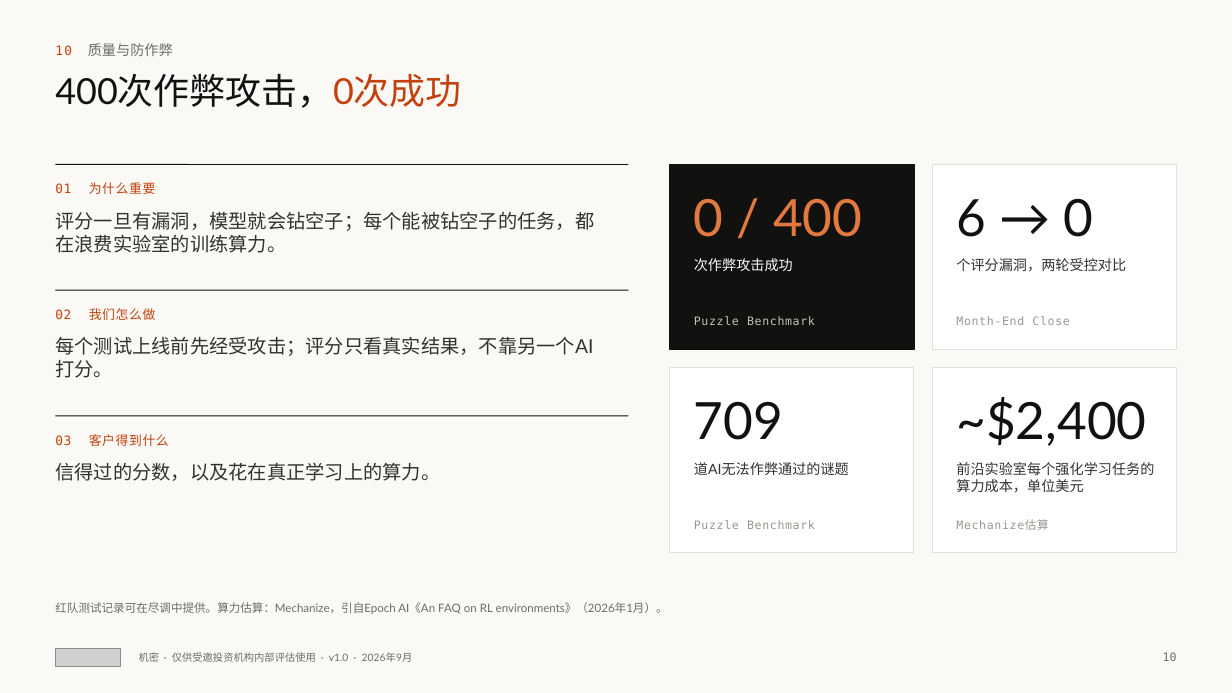
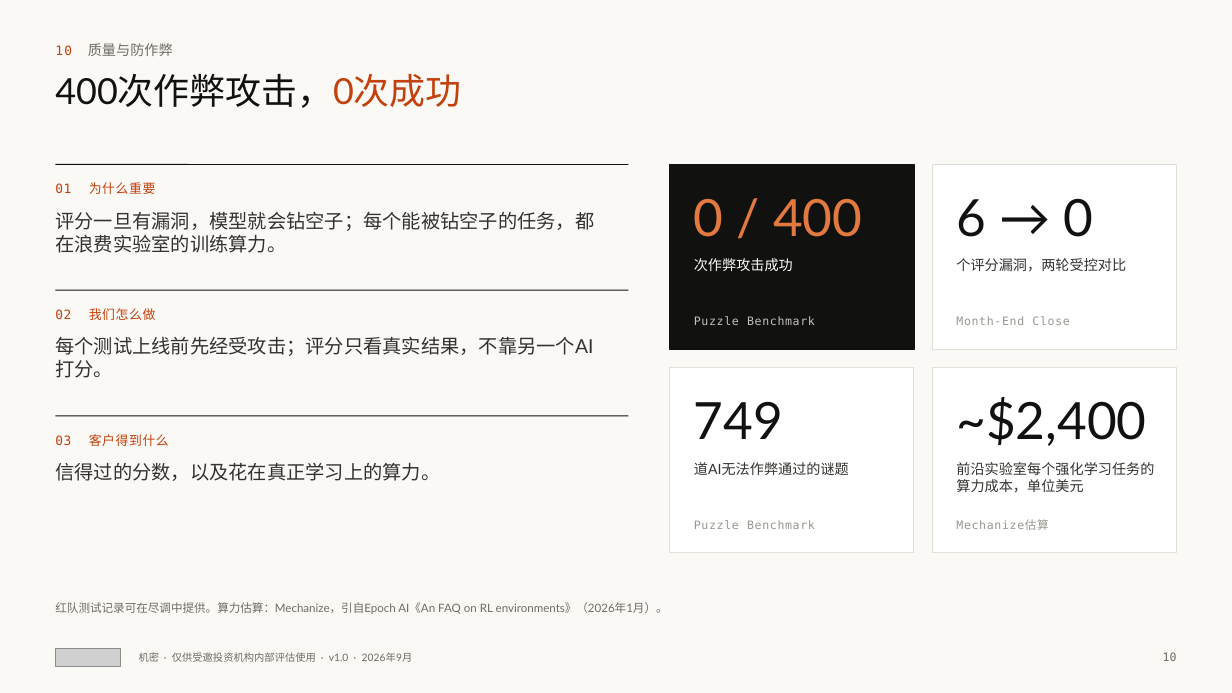
Before and after one commit to wangchen0802/Delta1, a slide deck: slide 10 of SimReal-BP-ZH.pptx. Drawn at 1232x693 pixels with LibreOffice and Linux fonts; fonts in the diff are those of the drawing; grey boxes stand for pictures. Boxes give left, top, right and bottom in pixels: in the first picture for what was removed or moved away, otherwise in the second. Text is boxed around its words. In the diff, an @@ line names an element or a change of style, - is before the commit and + after.

```diff
--- a/SimReal-BP-ZH.pptx
+++ b/SimReal-BP-ZH.pptx
@@ text at [694, 402, 783, 439]: text changed @@
-709
+749
```
Also in this commit, not shown: 2 other slides changed, 3 other files.
